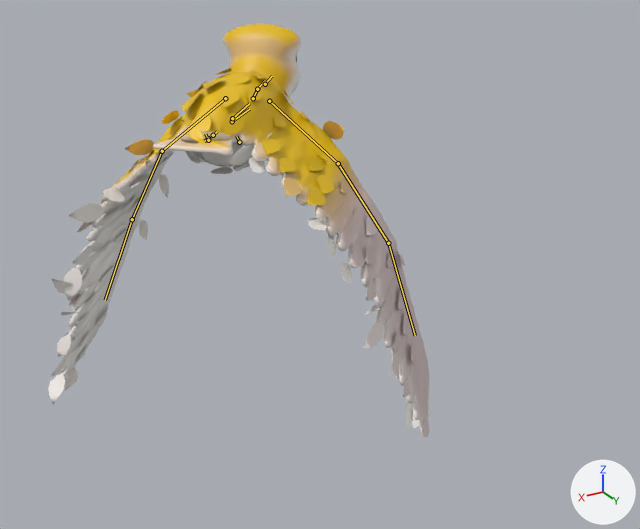
An edit to the glTF model game/art/models/barn_owl.glb, drawn before and after from the same camera.
One viewpoint serves both versions: a 50 mm lens placed at (0.509, 1.08, 0.813), pointed at (-0.073, 0.111, 0.328). The axes (+X, +Y, +Z) are drawn at lower right. The lights are the same throughout. The older version comes first. Both versions are drawn at frame 9 of the action 'victory'; the numbers are the values there. The bones that bend it are drawn over the model as lines.

Names of what the first picture shows: 'barn_owl_movie'.
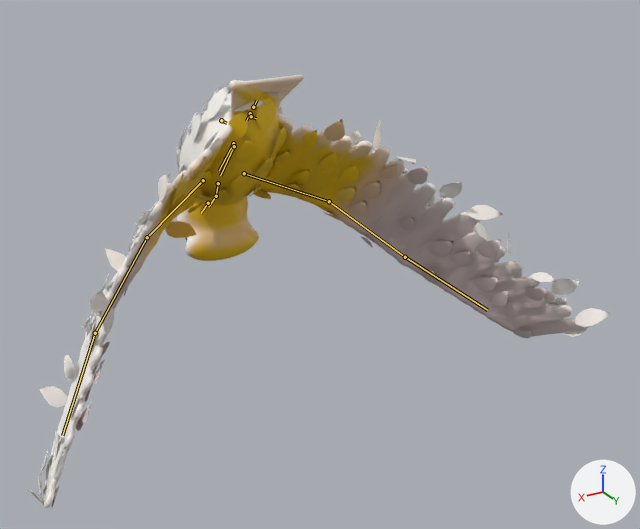
Boxes (x1, y1, x2, y2) around the edits, measured in the pictures (640 x 529 px):
'barn_owl_movie', posed (53% wider)
    before: (48, 24, 430, 438)
    after: (27, 75, 611, 508)
bone 'root', root to tip
    before: (232, 121) to (249, 109)
    after: (233, 143) to (219, 170)
bone 'head', root to tip
    before: (257, 89) to (265, 80)
    after: (216, 196) to (209, 206)
bone 'wing_upper.L', root to tip
    before: (225, 98) to (162, 151)
    after: (244, 173) to (329, 201)
bone 'wing_lower.L', root to tip
    before: (162, 151) to (132, 219)
    after: (329, 201) to (405, 257)
bone 'wing_hand.L', root to tip
    before: (132, 219) to (105, 300)
    after: (405, 257) to (487, 310)
bone 'wing_upper.R', root to tip
    before: (269, 101) to (338, 163)
    after: (203, 180) to (147, 237)
bone 'wing_lower.R', root to tip
    before: (338, 163) to (388, 243)
    after: (147, 237) to (95, 333)
bone 'wing_hand.R', root to tip
    before: (388, 243) to (415, 335)
    after: (95, 333) to (62, 435)

The edits, one by one:
Bone 'root' (bone_root) moves from (0.0, 0.0, 0.065) to (0.0, 0.002, 0.034).
Bone 'root' (bone_root) turns from (0, 0, 135) to (-135, 0, 0) degrees about its own x, y and z.
Bone 'head' (bone_head) turns from (14, 0, 0) to (4, 0, 0) degrees about its own x, y and z.
Bone 'wing_upper.L' (bone_wing_upper_l) turns from (-41, 0, -1) to (32, 0, 0) degrees about its own x, y and z.
Bone 'wing_lower.L' (bone_wing_lower_l) turns from (-20, 0, -1) to (15, 0, 0) degrees about its own x, y and z.
Bone 'wing_hand.L' (bone_wing_hand_l) turns from (-10, 0, -1) to (10, 0, 0) degrees about its own x, y and z.
Bone 'wing_upper.R' (bone_wing_upper_r) turns from (-41, 0, 1) to (32, 0, 0) degrees about its own x, y and z.
Bone 'wing_lower.R' (bone_wing_lower_r) turns from (-20, 0, 1) to (15, 0, 0) degrees about its own x, y and z.
Bone 'wing_hand.R' (bone_wing_hand_r) turns from (-10, 0, 1) to (10, 0, 0) degrees about its own x, y and z.
